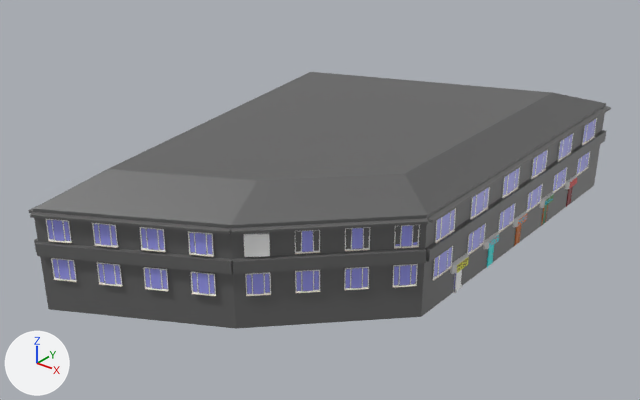
Two versions of the FBX model Assets/Models/Saint Mary's Island/KingstonStreetShops.fbx, one commit apart.
The view is the same before and after, from a 50 mm camera at (57.3, -74.5, 51.6) aimed at (-2.9, 0.9, 4.9). The lights are fixed; the arrows at lower left show +X, +Y and +Z. Where no turn or scale is listed for an object, it has been applied to the vertices. Vertices at the same position are counted once.

In view in the first picture: 'CTRL_Hole.002', 'KingstonStreetShops', 'Window', 'Window.001', 'Window.002', 'Window.003'.
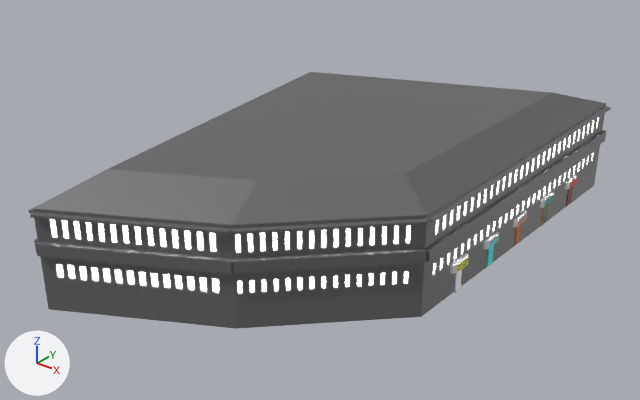
What changed in the scene script:
```text
Add mat_window:
    mat_window = principled_material('window')
    mat_window.base_color = (0.8, 0.8, 0.8)  # white #e7e7e7
    mat_window.metallic = 1.0
    mat_window.roughness = 0.0
    mat_window.emission_strength = 25.0
Change me_vert_016:
    used by ob_kingstonstreetshops; location = (0.0, 0.0, 5.8)
    remove me_vert_016.from_pydata(...)  # 75 vertices, 72 faces; spans x -21.7..18.0, y -30.5..36.9, z -6.0..8.9
    add me_vert_016.from_pydata(...)  # 4679 vertices, 4556 faces; spans x -21.7..18.0, y -30.5..36.9, z -6.0..8.9
    me_vert_016 part 1: 4604 vertices added at x -21.6..17.9, y -29.9..36.4, z -6.0..8.9
    add me_vert_016.materials.append(mat_window)  # white #e7e7e7
Remove ob_window:
    ob_window = bpy.data.objects.new('Window', me_window)
    ob_window.location = (4.47, -18.35, 8.33)
Remove ob_window_003:
    ob_window_003 = bpy.data.objects.new('Window.003', me_window_003)
    ob_window_003.location = (-13.13, -28.79, 8.33)
Remove ob_window_001:
    ob_window_001 = bpy.data.objects.new('Window.001', me_window_001)
    ob_window_001.location = (16.68, -2.95, 3.67)
Remove ob_window_002:
    ob_window_002 = bpy.data.objects.new('Window.002', me_window_002)
    ob_window_002.location = (16.68, -2.95, 8.1)
Remove ob_ctrl_hole_002:
    ob_ctrl_hole_002 = bpy.data.objects.new('CTRL_Hole.002', me_ctrl_hole_002)
    ob_ctrl_hole_002.location = (4.46, -18.33, 8.33)
```

Location of each change, (x1, y1, x2, y2) in pixels of the pictures (640 x 400 px):
'Window.003', deleted
    before: (46, 219, 216, 296)
    faces in mat_glass_003 (blue #9c9ef3): (47, 220, 215, 294)
    faces in mat_pvc_003 (white #ffffff): (46, 219, 216, 295)
    faces in mat_plastic_003 (black #000000): (47, 220, 215, 294)
    faces in mat_marble_003 (white #f3e7da): (48, 240, 216, 296)
'Window', deleted
    before: (245, 225, 420, 296)
    faces in mat_glass (blue #9c9ef3): (247, 226, 417, 294)
    faces in mat_pvc (white #ffffff): (245, 225, 420, 295)
    faces in mat_marble (white #f3e7da): (246, 246, 419, 296)
    faces in mat_plastic (black #000000): (246, 225, 418, 294)
'Window.002', deleted
    before: (435, 118, 597, 243)
    faces in mat_glass_002 (blue #9c9ef3): (436, 119, 596, 240)
    faces in mat_pvc_002 (white #ffffff): (435, 118, 597, 242)
'Window.001', deleted
    before: (432, 152, 590, 280)
    faces in mat_glass_001 (blue #9c9ef3): (434, 152, 589, 277)
    faces in mat_pvc_001 (white #ffffff): (433, 152, 590, 280)
'CTRL_Hole.002', deleted
    before: (244, 233, 270, 257)
part 1 of me_vert_016, added
    after: (29, 72, 611, 329)
